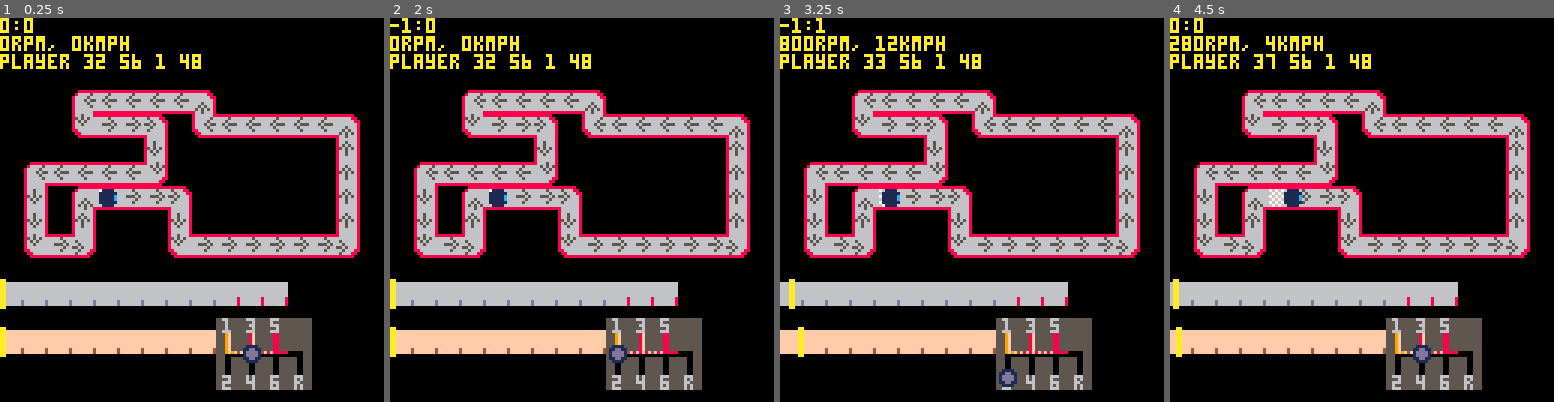
Above: before the commit, frames 1-4 (left to right).
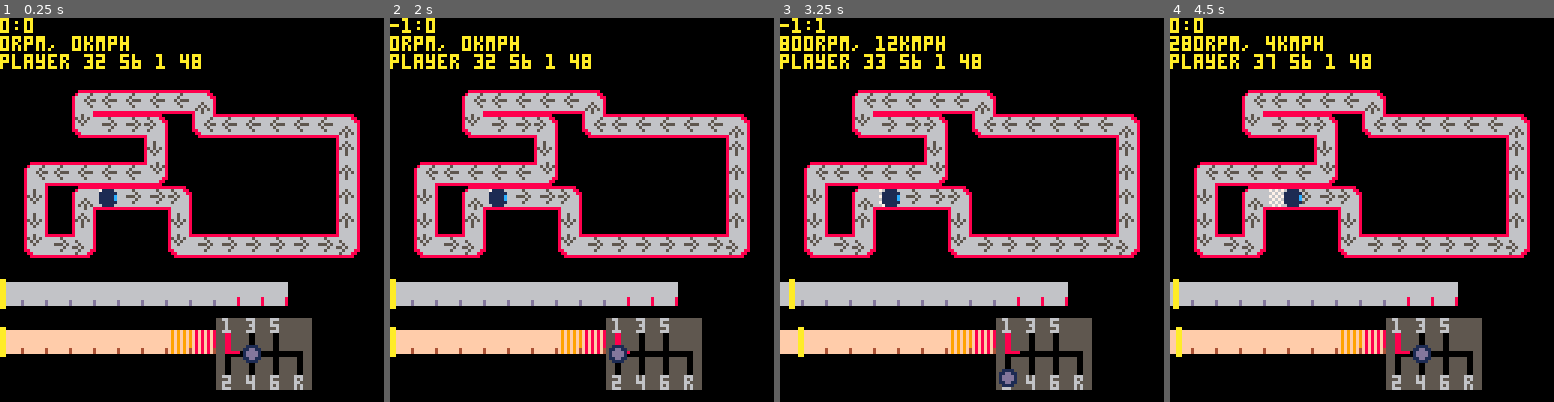
Above: after the commit, the same moments.

Repository: VedVid/PICOdrag
Game: PICO-8 cartridge picodrag.p8
The game is run twice, just before and just after one commit, with the same random seed, the same clock (stepped at 60 frames per second) and the same inputs.
Inputs:
- Up to frame 1 (0.25 s): no input
- Up to frame 2 (2 s): hold Left from 1.97 s (still down)
- Up to frame 3 (3.25 s): release Left at 2.37 s; hold Down 2.42-2.82 s; hold Right from 2.87 s (still down)
- Up to frame 4 (4.5 s): release Right at 3.53 s; hold Up 3.58-4.08 s; hold Right from 4.13 s (still down)

The runs differ from the first frame. In frame 1, 0.7% of the frame differs, in the area x 44-75%, y 81-88%; in frame 2, 0.7%; in frame 3, 0.7%; in frame 4, 0.7%.

Commit message:
rpm gauge adjusted

Diff:
--- a/picodrag.p8
+++ b/picodrag.p8
@@ -507,7 +507,7 @@
  car.speedometer_interval = 30
  car.horsepower = 420
  car.rpm_max = 8000
- car.rpm_max_for_gauge = 10000
+ car.rpm_max_for_gauge = 8000
  car.speed_max_for_gauge = 320
  car.final_drive_ratio = 4.04
  car.wheel_ratio = 0.33
